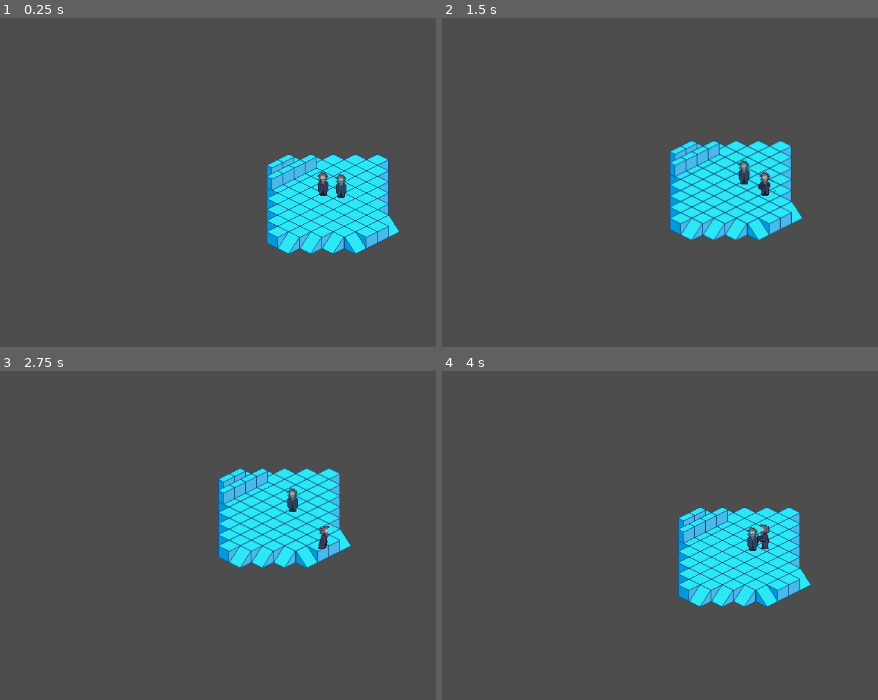
Above: before the commit, frames 1-4 (two rows, left to right).
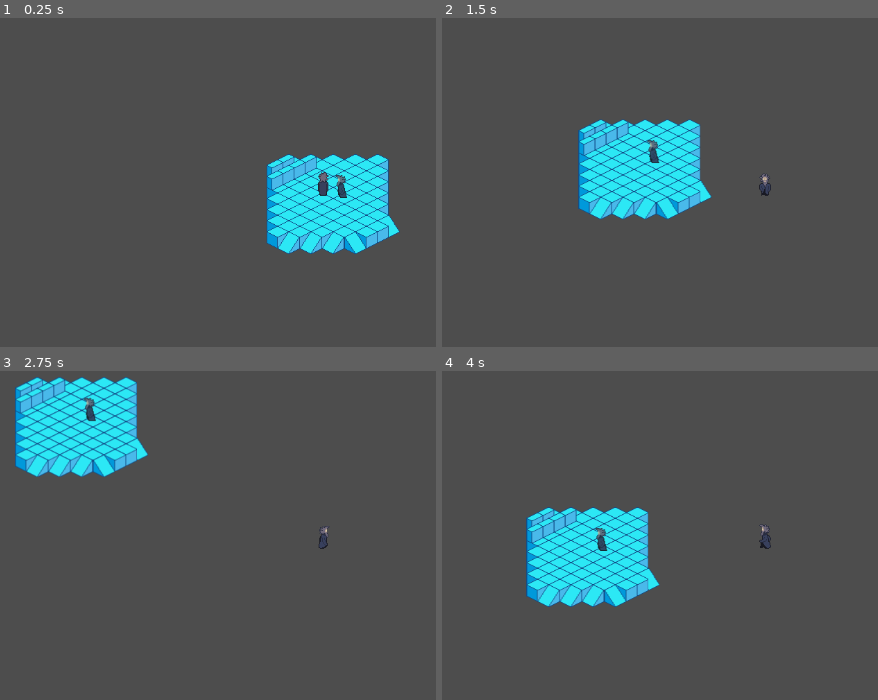
Above: after the commit, the same moments.

Repository: seanj29/LostEchoes
Game: Godot game, scene res://Scenes/Main.tscn
The game is run twice, just before and just after one commit, with the same random seed, the same clock (stepped at 60 frames per second) and the same inputs.
Inputs:
- Up to frame 1 (0.25 s): no input
- Up to frame 2 (1.5 s): tap Enter at 0.5 s; hold Right (Right) 0.53-1.28 s; tap Space (Attack) at 0.6, 1.35 s; hold Down (Down) from 1.28 s (still down)
- Up to frame 3 (2.75 s): release Down (Down) at 2.03 s; hold Right (Right) from 2.03 s (still down); tap Space (Attack) at 2.1 s
- Up to frame 4 (4 s): release Right (Right) at 2.78 s; hold Up (Up) 2.78-3.53 s; tap Space (Attack) at 2.85, 3.6 s; hold Left (Left) from 3.53 s (still down)

The runs differ from the first frame. In frame 1, 0.2% of the frame differs, in the area x 72-80%, y 46-55%; in frame 2, 14%; in frame 3, 16%, in the area x 3-81%, y 1-60%; in frame 4, 16%.

Commit message:
converted animation to use a state machine (fuck this took a while)

Diff:
--- a/Resources/ReplayTemplate.tres
+++ b/Resources/ReplayTemplate.tres
@@ -1,6 +1,6 @@
 [gd_resource type="Resource" script_class="ReplayGhost" load_steps=2 format=3 uid="uid://dn3wfxt11ajx3"]
 
-[ext_resource type="Script" path="res://Scripts/ReplayScript.gd" id="1_hbslk"]
+[ext_resource type="Script" path="res://Scripts/Utils/ReplayScript.gd" id="1_hbslk"]
 
 [resource]
 script = ExtResource("1_hbslk")
--- a/Scenes/Ghosts.tscn
+++ b/Scenes/Ghosts.tscn
@@ -1,8 +1,7 @@
-[gd_scene load_steps=5 format=3 uid="uid://c5u1ux0sy1bwg"]
+[gd_scene load_steps=4 format=3 uid="uid://c5u1ux0sy1bwg"]
 
 [ext_resource type="SpriteFrames" uid="uid://brkufq8y6lv1e" path="res://Resources/PlayerAnims.tres" id="1_udyqo"]
 [ext_resource type="Script" path="res://Scripts/GhostScripts/GhostsMovement.gd" id="2_e18ss"]
-[ext_resource type="Script" path="res://Scripts/GhostScripts/GhostAnim.gd" id="3_a73sg"]
 
 [sub_resource type="RectangleShape2D" id="RectangleShape2D_7wp0l"]
 size = Vector2(16, 9)
@@ -15,7 +14,6 @@
 modulate = Color(0.85098, 1, 1, 0.752941)
 sprite_frames = ExtResource("1_udyqo")
 animation = &"Walk_W"
-script = ExtResource("3_a73sg")
 
 [node name="CollisionShape2D" type="CollisionShape2D" parent="."]
 position = Vector2(0, 18.5)
--- a/Scenes/PlayerCharacter.tscn
+++ b/Scenes/PlayerCharacter.tscn
@@ -1,9 +1,11 @@
-[gd_scene load_steps=6 format=3 uid="uid://ytlk7kin8xrn"]
+[gd_scene load_steps=8 format=3 uid="uid://ytlk7kin8xrn"]
 
 [ext_resource type="Script" path="res://Scripts/PlayerScripts/PlayerMovement.gd" id="1_aiqy1"]
 [ext_resource type="Resource" uid="uid://dn3wfxt11ajx3" path="res://Resources/ReplayTemplate.tres" id="2_mqgb5"]
 [ext_resource type="SpriteFrames" uid="uid://brkufq8y6lv1e" path="res://Resources/PlayerAnims.tres" id="3_u33lu"]
-[ext_resource type="Script" path="res://Scripts/PlayerScripts/PlayerAnims.gd" id="4_5v3hj"]
+[ext_resource type="Script" path="res://Scripts/Utils/FSM/state_machine.gd" id="4_rnvep"]
+[ext_resource type="Script" path="res://Scripts/Utils/FSM/States/idle_anim_state.gd" id="5_r8n8s"]
+[ext_resource type="Script" path="res://Scripts/Utils/FSM/States/walk_anim_state.gd" id="6_vk6hm"]
 
 [sub_resource type="RectangleShape2D" id="RectangleShape2D_3xw2p"]
 size = Vector2(16, 9)
@@ -17,10 +19,23 @@
 [node name="Sprite" type="AnimatedSprite2D" parent="."]
 sprite_frames = ExtResource("3_u33lu")
 animation = &"Idle_E"
-script = ExtResource("4_5v3hj")
 
 [node name="CollisionShape2D" type="CollisionShape2D" parent="."]
 position = Vector2(0, 18.5)
 shape = SubResource("RectangleShape2D_3xw2p")
 
 [node name="Camera2D" type="Camera2D" parent="."]
+
+[node name="StateMachine" type="Node" parent="." node_paths=PackedStringArray("current_state")]
+script = ExtResource("4_rnvep")
+current_state = NodePath("IdleAnimState")
+
+[node name="IdleAnimState" type="Node" parent="StateMachine" node_paths=PackedStringArray("sprite", "actor")]
+script = ExtResource("5_r8n8s")
+sprite = NodePath("../../Sprite")
+actor = NodePath("../..")
+
+[node name="WalkAnimState" type="Node" parent="StateMachine" node_paths=PackedStringArray("sprite", "actor")]
+script = ExtResource("6_vk6hm")
+sprite = NodePath("../../Sprite")
+actor = NodePath("../..")
--- /dev/null
+++ b/Scenes/attack_anim_state.gd
@@ -0,0 +1,2 @@
+class_name AttackAnimState
+extends AnimState
--- a/Scripts/GhostScripts/GhostAnim.gd
+++ /dev/null
@@ -1,3 +0,0 @@
-extends AnimScript
-
-## This script provides animation to the Ghosts within the scene.
--- a/Scripts/GhostScripts/GhostsMovement.gd
+++ b/Scripts/GhostScripts/GhostsMovement.gd
@@ -4,7 +4,6 @@
 ## Handles movement for the ghost, and makes sure it collides properly with walls.
 @onready  var Level = get_node("/root/Level")
 
-@onready var SpriteScript: AnimScript = $MainGhostAnim
 
 ## The ID of the Ghost. Used for loading it's replays from the level.
 @export_range(1, 5,) var GhostID: int = 1
@@ -42,15 +41,9 @@
 				if Action is String:
 					parseAction(Action)
 
-	if ActionsState.Attack_pressed:
-		SpriteScript.play_attack()
-		SPEED = 10
-		await SpriteScript.animation_finished
-	else:
-		SPEED = 250
 
 	var direction = calc_direction_vector(ActionsState)
-	SpriteScript.anim_picker(direction)
+	# SpriteScript.anim_picker(direction)
 
 	if direction:
 		velocity = direction * SPEED
--- a/Scripts/PlayerScripts/PlayerAnims.gd
+++ /dev/null
@@ -1,127 +0,0 @@
-extends AnimatedSprite2D
-
-class_name AnimScript
-
-## Enum for each Direction possible in 2d isometric space
-enum Direction {N, NE, E, SE, S, SW, W, NW}
-
-## The current direction the sprite is facing. [br]
-## if it it is given a default, then the Sprite will start in that direction.
-var current_direction: Direction = Direction.S
-
-## Following consts are added to be able to use in switch case statements.
-var VectorNE := (Vector2.UP + Vector2.RIGHT).normalized()
-var VectorNW := (Vector2.UP + Vector2.LEFT).normalized()
-var VectorSE := (Vector2.DOWN + Vector2.RIGHT).normalized()
-var VectorSW := (Vector2.DOWN + Vector2.LEFT).normalized()
-
-
-func play_attack():
-
-	match current_direction:
-		Direction.N:
-			play("Attack_N")
-		Direction.NE:
-			play("Attack_NE")
-		Direction.E:
-			play("Attack_E")
-		Direction.SE:
-			play("Attack_SE")
-		Direction.W:
-			play("Attack_W")
-		Direction.NW:
-			play("Attack_NW")
-		Direction.S:
-			play("Attack_S")
-		Direction.SW:
-			play("Attack_SW")
-
-		_:
-			print("for me, impossible")
-
-## Play the relevant walk animation for a sprite.[br]
-## [param dir] is the current direction the body is intending to go in, in Vector2 format.
-func play_walk(dir: Vector2):
-
-	current_direction = _calc_direction(dir)
-
-	match current_direction:
-		Direction.N:
-			play("Walk_N")
-		Direction.NE:
-			play("Walk_NE")
-		Direction.E:
-			play("Walk_E")
-		Direction.SE:
-			play("Walk_SE")
-		Direction.W:
-			play("Walk_W")
-		Direction.NW:
-			play("Walk_NW")
-		Direction.S:
-			play("Walk_S")
-		Direction.SW:
-			play("Walk_SW")
-
-		_:
-			print("for me, impossible")
-
-
-## Play the sprites Idle animation based on current direction.
-func play_idle():
-
-	match current_direction:
-
-		Direction.N:
-			play("Idle_N")
-		Direction.NE:
-			play("Idle_NE")
-		Direction.E:
-			play("Idle_E")
-		Direction.SE:
-			play("Idle_SE")
-		Direction.W:
-			play("Idle_W")
-		Direction.NW:
-			play("Idle_NW")
-		Direction.S:
-			play("Idle_S")
-		Direction.SW:
-			play("Idle_SW")
-		_:
-			print("How??")
-
-
-## This function calculates the direction, based on [param dir], which is usually called during the [method play_walk] function.
-func _calc_direction(dir: Vector2):
-
-	match dir:
-
-		Vector2.UP:
-			return Direction.N
-		VectorNE:
-			return Direction.NE
-		Vector2.RIGHT:
-			return Direction.E
-		VectorSE:
-			return Direction.SE
-		Vector2.LEFT:
-			return Direction.W
-		VectorNW:
-			return Direction.NW
-		Vector2.DOWN:
-			return Direction.S
-		VectorSW:
-			return Direction.SW
-
-## Called to decide which animation to played depending on whether the sprite is moving or not. [br]
-## [param vec] needs to be a normalized Vetcor of length 1.
-func anim_picker(dir: Vector2):
-
-	if self.animation.begins_with("Attack"):
-		await self.animation_finished
-
-	if dir:
-		play_walk(dir)
-	else:
-		play_idle()
--- a/Scripts/PlayerScripts/PlayerMovement.gd
+++ b/Scripts/PlayerScripts/PlayerMovement.gd
@@ -1,7 +1,9 @@
+class_name PlayerChar
+
 extends CharacterBody2D
 
+
 @onready var Level := get_node("/root/Level")
-@onready var animated_sprite: AnimScript = $Sprite
 
 
 @export var CurrentReplayResource: ReplayGhost
@@ -9,6 +11,18 @@
 @export_group("Player Physics")
 @export var SPEED = 250.0
 
+var VectorNE := (Vector2.UP + Vector2.RIGHT).normalized()
+var VectorNW := (Vector2.UP + Vector2.LEFT).normalized()
+var VectorSE := (Vector2.DOWN + Vector2.RIGHT).normalized()
+var VectorSW := (Vector2.DOWN + Vector2.LEFT).normalized()
+
+## Emitted when the direction changes
+signal direction_changed(direction: Type.Direction)
+
+
+## The current direction the sprite is facing. [br]
+## if it it is given a default, then the Sprite will start in that direction.
+var current_direction: Type.Direction
 
 var ReplayDict: Dictionary
 
@@ -22,20 +36,14 @@
 
 func _physics_process(_delta):
 
-	if Input.is_action_just_pressed("Attack"):
-		animated_sprite.play_attack()
-		SPEED = 25
-		await animated_sprite.animation_finished
-		SPEED = 250
-
 	var direction = Input.get_vector("Left", "Right", "Up", "Down")
 
 	if direction:
 		velocity = direction * SPEED
+		calc_direction(direction)
 	else:
 		velocity = Vector2.ZERO
 
-	animated_sprite.anim_picker(direction)
 
 	move_and_slide()
 
@@ -78,3 +86,29 @@
 			ReplayDict[Frame].append_array(actionsThisFrame)
 
 	return
+
+
+
+## This function calculates the direction, based on [param dir], which is usually called during the [method play_walk] function.
+func calc_direction(dir: Vector2):
+
+	match dir:
+
+		Vector2.UP:
+			current_direction = Type.Direction.N
+		VectorNE:
+			current_direction = Type.Direction.NE
+		Vector2.RIGHT:
+			current_direction = Type.Direction.E
+		VectorSE:
+			current_direction = Type.Direction.SE
+		Vector2.LEFT:
+			current_direction = Type.Direction.W
+		VectorNW:
+			current_direction = Type.Direction.NW
+		Vector2.DOWN:
+			current_direction = Type.Direction.S
+		VectorSW:
+			current_direction = Type.Direction.SW
+
+	direction_changed.emit(current_direction)
--- /dev/null
+++ b/Scripts/Utils/FSM/States/anim_state.gd
@@ -0,0 +1,20 @@
+class_name AnimState
+extends State
+
+@export var sprite: AnimatedSprite2D
+@export var actor: PlayerChar
+@onready var facing := actor.current_direction
+
+
+func Enter():
+	play_anim()
+	if not actor.direction_changed.is_connected(change_direction):
+		actor.direction_changed.connect(change_direction)
+
+
+## Plays the relevant animation based on the current direction of the Sprite
+func play_anim():
+	pass
+
+func change_direction(dir: Type.Direction):
+	facing = dir
--- /dev/null
+++ b/Scripts/Utils/FSM/States/idle_anim_state.gd
@@ -0,0 +1,35 @@
+class_name IdleAnimState
+extends AnimState
+
+
+func Physics_update(_delta):
+
+    if actor.velocity.is_zero_approx():
+        play_anim()
+    else:
+        transitioned.emit("WalkAnimState")
+
+
+
+func play_anim():
+
+    match facing:
+
+        Type.Direction.N:
+            sprite.play("Idle_N")
+        Type.Direction.NE:
+            sprite.play("Idle_NE")
+        Type.Direction.E:
+            sprite.play("Idle_E")
+        Type.Direction.SE:
+            sprite.play("Idle_SE")
+        Type.Direction.W:
+            sprite.play("Idle_W")
+        Type.Direction.NW:
+            sprite.play("Idle_NW")
+        Type.Direction.S:
+            sprite.play("Idle_S")
+        Type.Direction.SW:
+            sprite.play("Idle_SW")
+        _:
+            print("How??")
--- /dev/null
+++ b/Scripts/Utils/FSM/States/walk_anim_state.gd
@@ -0,0 +1,36 @@
+class_name WalkAnimState
+extends AnimState
+
+
+
+
+func Physics_update(_delta):
+
+	if actor.velocity.is_zero_approx():
+		transitioned.emit("IdleAnimState")
+	else:
+		play_anim()
+
+
+func play_anim():
+
+	match facing:
+
+		Type.Direction.N:
+			sprite.play("Walk_N")
+		Type.Direction.NE:
+			sprite.play("Walk_NE")
+		Type.Direction.E:
+			sprite.play("Walk_E")
+		Type.Direction.SE:
+			sprite.play("Walk_SE")
+		Type.Direction.W:
+			sprite.play("Walk_W")
+		Type.Direction.NW:
+			sprite.play("Walk_NW")
+		Type.Direction.S:
+			sprite.play("Walk_S")
+		Type.Direction.SW:
+			sprite.play("Walk_SW")
+		_:
+			print("How??")
--- a/Scripts/Utils/FSM/state.gd
+++ b/Scripts/Utils/FSM/state.gd
@@ -13,8 +13,8 @@
 	pass
 
 ## Logic to be executed every frame
-func Update(delta: float) -> void:
+func Update(_delta: float) -> void:
 	pass
 ## Physics version of [method Update]
-func Physics_update(delta: float) -> void:
+func Physics_update(_delta: float) -> void:
 	pass
--- a/Scripts/Utils/FSM/state_machine.gd
+++ b/Scripts/Utils/FSM/state_machine.gd
@@ -3,6 +3,10 @@
 
 @export var current_state: State
 var states: Dictionary = {}
+
+## Last element in the state array will be the most recent state, similar to a stack
+# var state_stack: Array[State]
+
 
 func _ready():
     for child in get_children():
@@ -14,6 +18,7 @@
         else:
             push_warning("State machine contains child which is not a State")
     # Start execution of the initial state
+    # state_stack.push_back(current_state)
     current_state.Enter()
 
 func _process(delta):
--- /dev/null
+++ b/Scripts/Utils/Type.gd
@@ -0,0 +1,3 @@
+class_name Type
+
+enum Direction {N, NE, E, SE, S, SW, W, NW}
Renamed: Scripts/ReplayScript.gd -> Scripts/Utils/ReplayScript.gd
